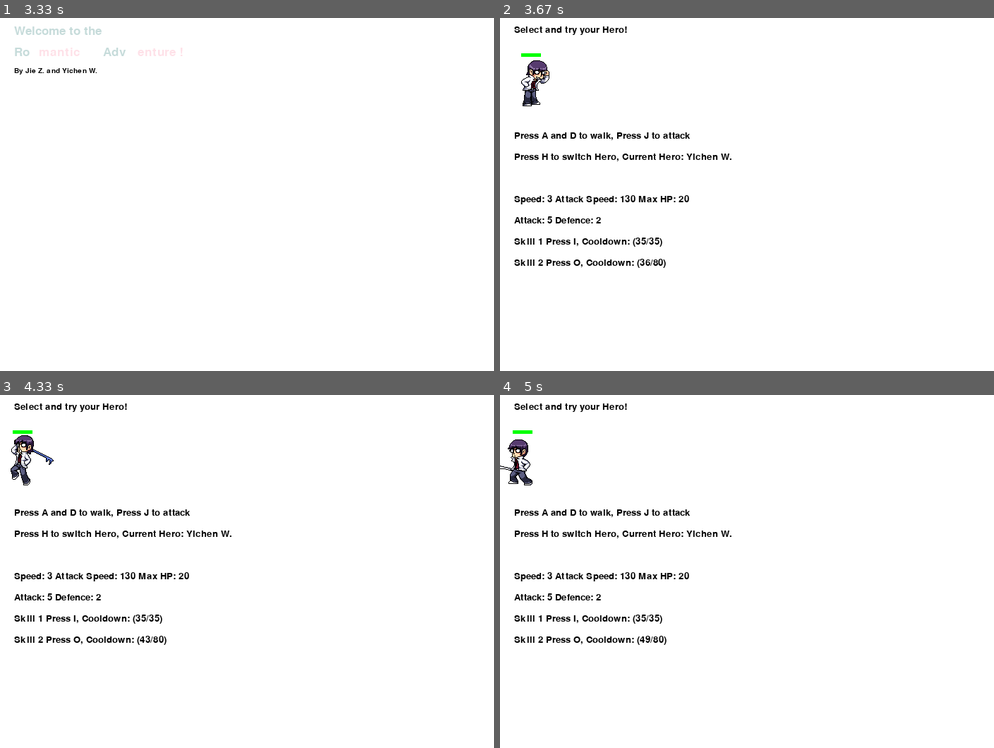
Above: before the commit, frames 1-4 (two rows, left to right).
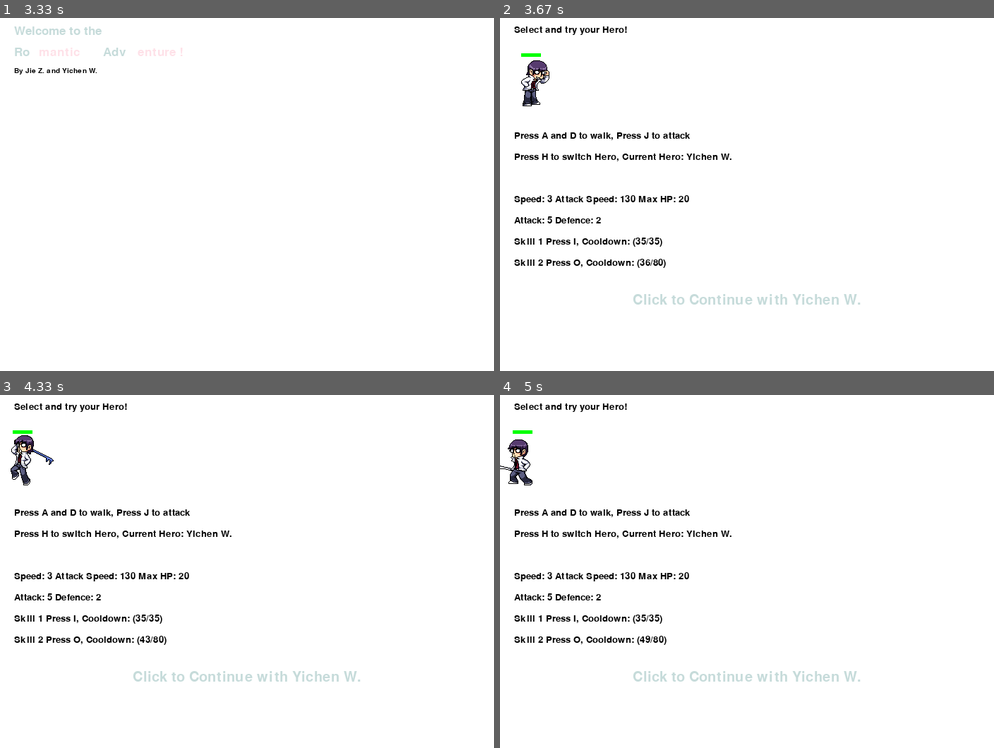
Above: after the commit, the same moments.

Repository: Pitrick3141/RoAdv
Game: pygame game, started from main.py
The game is run twice, just before and just after one commit, with the same random seed, the same clock (stepped at 60 frames per second) and the same inputs.
Inputs (mouse positions are in pixels of both pictures, inside the frame that each line leads up to):
- Up to frame 1 (3.33 s): click "*Click to Start*" at 0.38 s
- Up to frame 2 (3.67 s): click "*Click to Start*" at 3.45 s
- Up to frame 3 (4.33 s): click (321, 447) at 3.78 s; hold A from 4.07 s (still down); move the mouse to (429, 695) at 4.1 s; tap J at 4.13 s
- Up to frame 4 (5 s): tap J at 4.43 s; release A at 4.53 s

Frame 1 is identical in both runs. In frame 2, 0.5% of the frame differs, in the area x 27-73%, y 78-82%; in frame 3, 0.5%; in frame 4, 0.5%.

Commit message:
Add Background Story and Game Form

Diff:
--- /dev/null
+++ b/FormGame.py
@@ -0,0 +1,171 @@
+import random
+import sys
+
+import pygame
+import Globles
+from debugOutp import debug
+
+global form_game
+
+
+class FormGame:
+    def __init__(self):
+        # 初始化pygame
+        pygame.init()
+
+        # 设定屏幕尺寸
+        self.screen = pygame.display.set_mode(Globles.get_screen_size())
+
+        # 设定页面标题
+        pygame.display.set_caption("RomanticAdventure")
+
+        # 设定时钟
+        self.clock = pygame.time.Clock()
+
+        # 是否完成
+        self.done = False
+
+        # 初始化阶段
+        Globles.init_stage()
+
+        debug("游戏页面初始化完成", type='success', who=self.__class__.__name__)
+
+    def display_screen(self):
+        debug("进入游戏页面循环体", who=self.__class__.__name__)
+        Globles.next_stage()
+
+        # 背景文本列表
+        about_texts_en = ["A Long, Long Time ago",
+                          "There was a small town called {}".format(Globles.get_chara_name('place')),
+                          "People all lived happily in the town",
+                          "However",
+                          "one day the evil {} came to the town".format(Globles.get_chara_name('anta')),
+                          "He Spread his terrible curse all over the town",
+                          "The guardian of the town, {}".format(Globles.get_chara_name('prot')),
+                          "and the best teammate, {}".format(Globles.get_chara_name('friend')),
+                          "set off to save {}".format(Globles.get_chara_name('place')),
+                          "The curse that {} and {} suffered from".format(Globles.get_chara_name('couple'),
+                                                                          Globles.get_chara_name('friend_cp')),
+                          "can only be removed by defeating {}".format(Globles.get_chara_name('anta'))]
+
+        about_texts_zh = ["很久，很久以前",
+                          "有一座叫做{}的小镇".format(Globles.get_chara_name('place', 'zh')),
+                          "小镇的居民全都安居乐业",
+                          "然而",
+                          "一天邪恶的{}来到了镇上".format(Globles.get_chara_name('anta', 'zh')),
+                          "他向整个小镇散播了他可怕的诅咒",
+                          "小镇的守护者{}".format(Globles.get_chara_name('prot', 'zh')),
+                          "和最棒的队友{}".format(Globles.get_chara_name('friend', 'zh')),
+                          "踏上了拯救{}的旅程".format(Globles.get_chara_name('place', 'zh')),
+                          "只有击败{}".format(Globles.get_chara_name('anta', 'zh')),
+                          "才能解除{}和{}身上的诅咒".format(
+                              Globles.get_chara_name('couple', 'zh'),
+                              Globles.get_chara_name('friend_cp', 'zh'))]
+
+        # 当前显示的背景文本序号
+        about_index = 0
+        # 用于背景文本动画的参数
+        about_reverse = 0
+        about_alpha = 0
+        about_speed = 2
+
+        while not self.done:
+            # 事件循环处理
+            for event in pygame.event.get():
+                # 退出程序
+                if event.type == pygame.QUIT:
+                    debug("触发退出事件,当前时刻{}".format(pygame.time.get_ticks()), who=self.__class__.__name__)
+                    self.done = True
+                    sys.exit(0)
+                if event.type == pygame.KEYDOWN:
+                    key_list = pygame.key.get_pressed()
+                    # 按下Q跳过剧情
+                    if key_list[pygame.K_q] and Globles.get_stage() == 0:
+                        Globles.next_stage()
+                        debug("已跳过剧情", type='info', who=self.__class__.__name__)
+                    if key_list[pygame.K_LCTRL] or key_list[pygame.K_RCTRL]:
+                        if about_speed == 2:
+                            about_speed = 4
+                            debug("剧情播放速度2x", type='info', who=self.__class__.__name__)
+                        elif about_speed == 4:
+                            about_speed = 8
+                            debug("剧情播放速度4x", type='info', who=self.__class__.__name__)
+                        else:
+                            about_speed = 2
+                            debug("剧情播放速度1x", type='info', who=self.__class__.__name__)
+
+            if Globles.get_stage() == 0 and about_index < 5:
+                bg = Globles.get_background_image('bg')
+            else:
+                bg = Globles.get_background_image('bg_2')
+            bg = pygame.transform.scale(bg, Globles.get_screen_size())
+            self.screen.blit(bg, (0, 0))
+
+            if Globles.get_stage() == 0:
+                if about_index == 4:
+                    text_color = 'red'
+                    text_shake_x = 0
+                    text_shake_y = 0
+                elif about_index == 5:
+                    text_color = 'red'
+                    text_shake_x = random.randint(-5, 5)
+                    text_shake_y = random.randint(-3, 3)
+                else:
+                    text_color = 'black'
+                    text_shake_x = 0
+                    text_shake_y = 0
+                Globles.show_text(self.screen,
+                                  about_texts_en[about_index],
+                                  Globles.get_screen_size()[0] / 2 + text_shake_x, 180 + text_shake_y,
+                                  color=text_color, alpha=about_alpha, size=25, middle=True)
+                Globles.show_text(self.screen,
+                                  about_texts_zh[about_index],
+                                  Globles.get_screen_size()[0] / 2 + text_shake_x, 140 + text_shake_y,
+                                  color=text_color, alpha=about_alpha, size=30, middle=True)
+                if about_reverse == 0:
+                    about_alpha += 3
+                    if about_alpha > 255:
+                        about_reverse = -1
+                elif about_alpha > 255:
+                    about_reverse = -1
+                    about_alpha = 255
+                elif about_alpha < 0:
+                    about_reverse = 1
+                    about_alpha = 0
+                    if about_index < len(about_texts_en) - 1:
+                        about_index += 1
+                    else:
+                        # 完成一次循环
+                        Globles.next_stage()
+                about_alpha += about_speed * about_reverse
+                Globles.show_text(self.screen, "按Q跳过剧情, 按Ctrl加速剧情", 20, 450,
+                                  color='black', alpha=about_alpha, size=15, bold=False)
+                Globles.show_text(self.screen, "Press Q to Skip, Press Ctrl to Speed UP", 20, 470,
+                                  color='black', alpha=about_alpha, size=15, bold=False)
+                if about_speed == 4:
+                    Globles.show_text(self.screen, "2X>>", 550, 20,
+                                      color='red', alpha=about_alpha, size=25)
+                elif about_speed == 8:
+                    Globles.show_text(self.screen, "4X>>>>", 550, 20,
+                                      color='red', alpha=about_alpha, size=25)
+
+            # 更新页面
+            pygame.display.flip()
+
+            # 设定页面更新速率
+            self.clock.tick(60)
+
+        # 关闭页面
+        debug("开始页面播放完成", type='success', who=self.__class__.__name__)
+        pygame.quit()
+
+
+def init():
+    # 初始化开始页面
+    global form_game
+    form_game = FormGame()
+
+
+def display():
+    # 显示开始页面
+    form_game.display_screen()
--- a/FormHome.py
+++ b/FormHome.py
@@ -1,3 +1,5 @@
+import sys
+
 import pygame
 import Globles
 from debugOutp import debug
@@ -70,6 +72,7 @@
                 if event.type == pygame.QUIT:
                     debug("触发退出事件,当前时刻{}".format(pygame.time.get_ticks()), who=self.__class__.__name__)
                     self.done = True
+                    sys.exit(0)
                 # 点击鼠标
                 if event.type == pygame.MOUSEBUTTONDOWN:
                     debug("触发鼠标点击事件,当前时刻{}".format(pygame.time.get_ticks()), who=self.__class__.__name__)
--- a/FormReady.py
+++ b/FormReady.py
@@ -1,3 +1,5 @@
+import sys
+
 import pygame
 import Globles
 import PygameObject
@@ -50,14 +52,22 @@
 
         debug("进入准备页面循环体", who=self.__class__.__name__)
 
+        # 按钮尺寸
+        button_dimension = [Globles.get_screen_size()[0]/2, 400, 450, 30]
+
         # 主循环体
         while not self.done:
+
+            # 获取当前鼠标位置
+            mouse = pygame.mouse.get_pos()
+
             # 事件循环处理
             for event in pygame.event.get():
                 # 退出事件
                 if event.type == pygame.QUIT:
                     debug("触发退出事件,当前时刻{}".format(pygame.time.get_ticks()), who=self.__class__.__name__)
                     self.done = True
+                    sys.exit(0)
                 # 按下键盘事件
                 if event.type == pygame.KEYDOWN:
                     key_list = pygame.key.get_pressed()
@@ -84,6 +94,19 @@
                         Globles.add_sprite(self.hero, 1)
                         debug("已将英雄切换为{}".format(self.hero_display_name[self.hero_index]), type='success',
                               who=self.__class__.__name__)
+                # 点击鼠标
+                if event.type == pygame.MOUSEBUTTONDOWN:
+                    debug("触发鼠标点击事件,当前时刻{}".format(pygame.time.get_ticks()),
+                          who=self.__class__.__name__)
+                    if button_dimension[0] - button_dimension[2] / 2 < mouse[0] < button_dimension[0] + button_dimension[2] / 2 \
+                            and button_dimension[1] - button_dimension[3] / 2 < mouse[1] < button_dimension[1] + button_dimension[3] / 2:
+                        debug("鼠标点击继续按钮区域,当前时刻{}".format(pygame.time.get_ticks()),
+                              who=self.__class__.__name__)
+                        if self.hero_index == 0:
+                            Globles.set_protagonist(1)
+                        elif self.hero_index == 1:
+                            Globles.set_protagonist(3)
+                        self.done = True
 
             # 准备页面背景
             self.screen.fill(Globles.get_color('white'))
@@ -108,18 +131,28 @@
                               20, 280, bold=False, size=20, color='black')
             # 技能1
             Globles.show_text(self.screen, "Skill 1 Press I, Cooldown: ({}/{})".format(
-                (pygame.time.get_ticks() - self.hero.skill1_cast)//100
+                (pygame.time.get_ticks() - self.hero.skill1_cast) // 100
                 if pygame.time.get_ticks() - self.hero.skill1_cast < self.hero.skills_cd[0]
-                else self.hero.skills_cd[0]//100,
-                self.hero.skills_cd[0]//100),
+                else self.hero.skills_cd[0] // 100,
+                self.hero.skills_cd[0] // 100),
                               20, 310, bold=False, size=20, color='black')
             # 技能2
             Globles.show_text(self.screen, "Skill 2 Press O, Cooldown: ({}/{})".format(
-                (pygame.time.get_ticks() - self.hero.skill2_cast)//100
+                (pygame.time.get_ticks() - self.hero.skill2_cast) // 100
                 if pygame.time.get_ticks() - self.hero.skill2_cast < self.hero.skills_cd[1]
-                else self.hero.skills_cd[1]//100,
-                self.hero.skills_cd[1]//100),
+                else self.hero.skills_cd[1] // 100,
+                self.hero.skills_cd[1] // 100),
                               20, 340, bold=False, size=20, color='black')
+
+            # 继续按钮
+            if button_dimension[0] - button_dimension[2] / 2 < mouse[0] < button_dimension[0] + button_dimension[2] / 2 \
+                    and button_dimension[1] - button_dimension[3] / 2 < mouse[1] < button_dimension[1] + \
+                    button_dimension[3] / 2:
+                Globles.show_text(self.screen, "Click to Continue with {}".format(self.hero_display_name[self.hero_index]),
+                                  button_dimension[0], button_dimension[1], size=30, color='title_red', middle=True)
+            else:
+                Globles.show_text(self.screen, "Click to Continue with {}".format(self.hero_display_name[self.hero_index]),
+                                  button_dimension[0], button_dimension[1], size=30, middle=True)
 
             # 更新精灵列表
             Globles.update_sprites(self.screen)
--- a/Globles.py
+++ b/Globles.py
@@ -54,11 +54,14 @@
         for i in range(1, 7):
             self._chara_images['yichen'][1].append(pygame.image.load(self._chara_path / "yichen/walk_{}.png".format(i)))
         for i in range(1, 9):
-            self._chara_images['yichen'][2].append(pygame.image.load(self._chara_path / "yichen/attack_{}.png".format(i)))
+            self._chara_images['yichen'][2].append(
+                pygame.image.load(self._chara_path / "yichen/attack_{}.png".format(i)))
         for i in range(1, 13):
-            self._chara_images['yichen'][3].append(pygame.image.load(self._chara_path / "yichen/skill1_{}.png".format(i)))
+            self._chara_images['yichen'][3].append(
+                pygame.image.load(self._chara_path / "yichen/skill1_{}.png".format(i)))
         for i in range(1, 10):
-            self._chara_images['yichen'][4].append(pygame.image.load(self._chara_path / "yichen/skill2_{}.png".format(i)))
+            self._chara_images['yichen'][4].append(
+                pygame.image.load(self._chara_path / "yichen/skill2_{}.png".format(i)))
 
         self._chara_images['jie'] = [[], [], [], [], []]
         for i in range(1, 7):
@@ -99,6 +102,14 @@
             self._effect_images['wind'].append(pygame.image.load(self._effect_path / "wind_{}.png".format(i)))
 
         """
+        背景素材
+        """
+        self._background_path = pathlib.Path.cwd() / "images/background"
+        self._background_images = {'bg': pygame.image.load(self._background_path / "bg.png"),
+                                   'bg_2': pygame.image.load(self._background_path / "bg_2.png"),
+                                   'forest': pygame.image.load(self._background_path / "forest.gif")}
+
+        """
         精灵列表
         子弹列表
 
@@ -110,6 +121,26 @@
         self._bullet_list = pygame.sprite.Group()
         self._monster_list = pygame.sprite.Group()
         self._item_list = pygame.sprite.Group()
+
+        """
+        人物名称列表
+        """
+        self._chara_names = {'zh': ["角色",
+                                    "王奕辰",
+                                    "侯申然",
+                                    "张杰",
+                                    "王伊诺",
+                                    "理塘悦刻魔王",
+                                    "麦克肯威"],
+                             'en': ["Character",
+                                    "Yichen W",
+                                    "Shenran H",
+                                    "Jie Z",
+                                    "Yinuo W",
+                                    "LTDZ",
+                                    "MacKenway"]}
+
+        self._protagonist = 1
 
     def next_stage(self):
         # 进入下一个阶段
@@ -160,8 +191,17 @@
         if eff in self._effect_images.keys():
             eff_img = self._effect_images.get(eff)
         else:
-            debug("请求的{}角色素材不存在".format(eff), type='error', who=self.__class__.__name__)
+            debug("请求的{}特效素材不存在".format(eff), type='error', who=self.__class__.__name__)
         return eff_img
+
+    def get_background_image(self, bg):
+        # 获取背景素材
+        bg_img = None
+        if bg in self._background_images.keys():
+            bg_img = self._background_images.get(bg)
+        else:
+            debug("请求的{}背景素材不存在".format(bg), type='error', who=self.__class__.__name__)
+        return bg_img
 
     def add_sprite(self, sprite, layer):
         # 添加精灵到精灵列表
@@ -228,6 +268,52 @@
             for enemy in enemy_hit_list:
                 # enemy.hp -= bullet.damage
                 self.remove_bullet(bullet)
+
+    def get_chara_name(self, role, lang):
+        if role == "prot":
+            # 返回主角的名字
+            return self._chara_names[lang][self._protagonist]
+        elif role == "anta":
+            # 返回大反派的名字
+            return self._chara_names[lang][5]
+        elif role == "couple":
+            """
+            1 -> 2
+            2 -> 1
+            3 -> 4
+            4 -> 3
+            反正就是返回各自的对象啦~
+            """
+            return self._chara_names[lang][
+                (self._protagonist + 1) if self._protagonist % 2 == 1 else (self._protagonist - 1)]
+        elif role == "friend":
+            """
+            1 -> 3
+            2 -> 4
+            3 -> 1
+            4 -> 2
+            返回各自的同性朋友
+            """
+            return self._chara_names[lang][
+                (self._protagonist + 2) if self._protagonist <= 2 else (self._protagonist - 2)]
+        elif role == "friend_cp":
+            """
+            1 -> 4
+            2 -> 3
+            3 -> 2
+            4 -> 1
+            返回各自异性朋友的对象
+            """
+            return self._chara_names[lang][5 - self._protagonist]
+        elif role == "place":
+            # 返回故事发生的地方
+            return self._chara_names[lang][6]
+
+    def set_protagonist(self, prot):
+        # 设置故事的主角
+        self._protagonist = prot
+        debug("已将故事主角设置为{}({})".format(self._chara_names['en'][prot], self._chara_names['en'][prot]),
+              type='success', who=self.__class__.__name__)
 
 
 def init():
@@ -250,6 +336,8 @@
     is_bold = kwargs.get('bold') if 'bold' in kwargs.keys() else True
     # 是否斜体 默认 否
     is_italic = kwargs.get('italic') if 'italic' in kwargs.keys() else False
+    # 是否按坐标居中 默认 否
+    is_middle = kwargs.get('middle') if 'middle' in kwargs.keys() else False
 
     # 字体 微软雅黑
     font = pygame.font.SysFont('Microsoft Yahei', size, is_bold, is_italic)
@@ -263,7 +351,10 @@
     text.set_alpha(alpha)
 
     # 在屏幕上显示文字
-    screen.blit(text, [x, y])
+    text_rect = [x, y]
+    if is_middle:
+        text_rect = text.get_rect(center=(x, y))
+    screen.blit(text, text_rect)
 
 
 def next_stage():
@@ -340,3 +431,15 @@
 
 def get_effect_image(eff):
     return globles.get_effect_image(eff)
+
+
+def get_background_image(bg):
+    return globles.get_background_image(bg)
+
+
+def get_chara_name(role, lang='en'):
+    return globles.get_chara_name(role, lang)
+
+
+def set_protagonist(prog):
+    globles.set_protagonist(prog)
--- a/debugOutp.py
+++ b/debugOutp.py
@@ -21,11 +21,13 @@
     info_from = "未知来源"
     if kwargs.get('who') == 'main':
         info_from = "主程序"
-    if kwargs.get('who') == 'FormHome':
+    elif kwargs.get('who') == 'FormHome':
         info_from = "开始页面"
-    if kwargs.get('who') == 'FormReady':
+    elif kwargs.get('who') == 'FormReady':
         info_from = '准备页面'
-    if kwargs.get('who') == 'Globles':
+    elif kwargs.get('who') == 'FormGame':
+        info_from = '游戏页面'
+    elif kwargs.get('who') == 'Globles':
         info_from = '全局'
 
     # 错误信息
--- a/main.py
+++ b/main.py
@@ -1,5 +1,6 @@
 import FormHome
 import FormReady
+import FormGame
 import Globles
 from debugOutp import debug
 
@@ -15,3 +16,7 @@
     FormReady.init()
     # 显示开始页面
     FormReady.display()
+    # 初始化游戏页面
+    FormGame.init()
+    # 显示游戏页面
+    FormGame.display()
Binary file added: images/background/bg.png
Binary file added: images/background/bg_2.png
Binary file added: images/background/forest.gif
